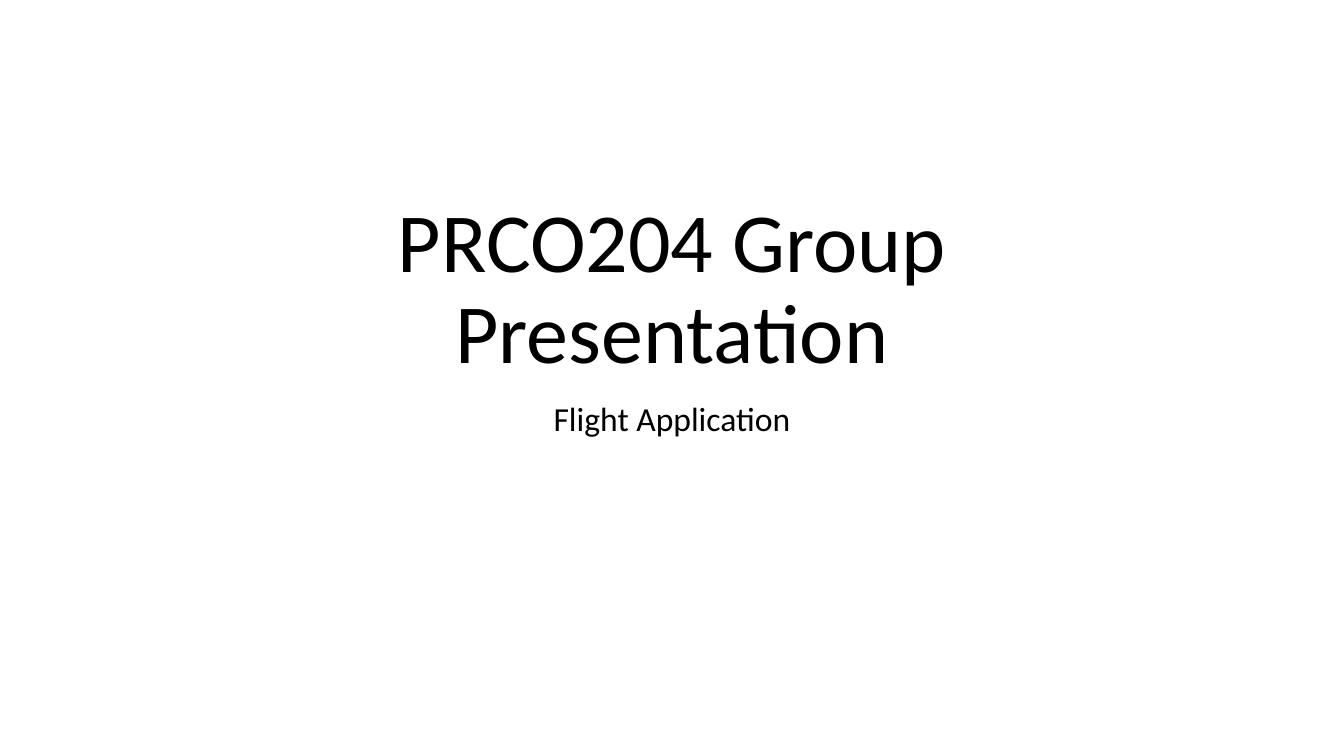
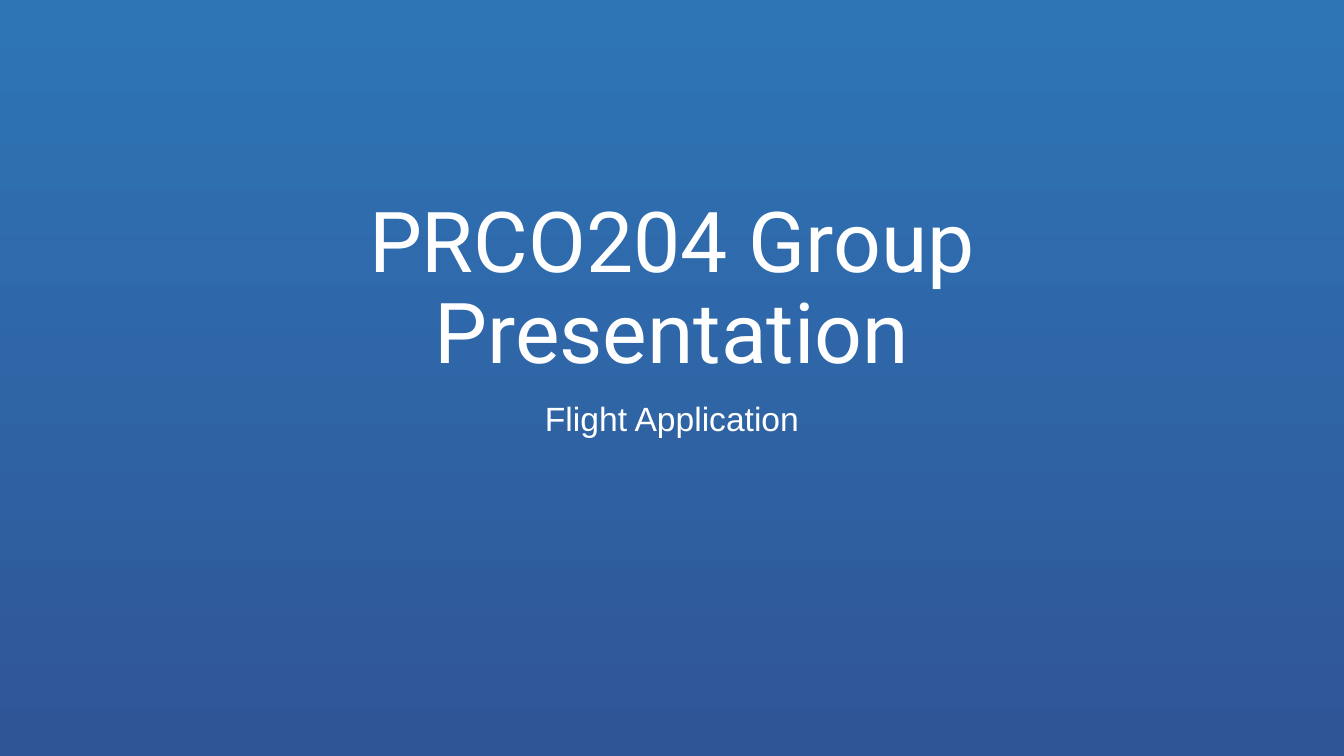
Before and after one commit to Eyo123/ISAD251REF, a slide deck: slide 1 of Presentations/PRCO204 Group Presentation.pptx. Drawn at 1344x756 pixels with LibreOffice and Linux fonts; fonts in the diff are those of the drawing. Boxes give left, top, right and bottom in pixels: in the first picture for what was removed or moved away, otherwise in the second. Text is boxed around its words. In the diff, an @@ line names an element or a change of style, - is before the commit and + after.

```diff
--- a/Presentations/PRCO204 Group Presentation.pptx
+++ b/Presentations/PRCO204 Group Presentation.pptx
@@ background #FFFFFF to gradient #2E75B6 to #2F5597 @@
@@ title "PRCO204 Group Presentation" at (369,211,975,364): font Calibri to Roboto, text colour #000000 to #FFFFFF @@
@@ subtitle "Flight Application" at (545,406,799,438): font Calibri to Arial, text colour #000000 to #FFFFFF @@
```
Also in this commit, not shown: 7 other slides changed, 1 slide added.
